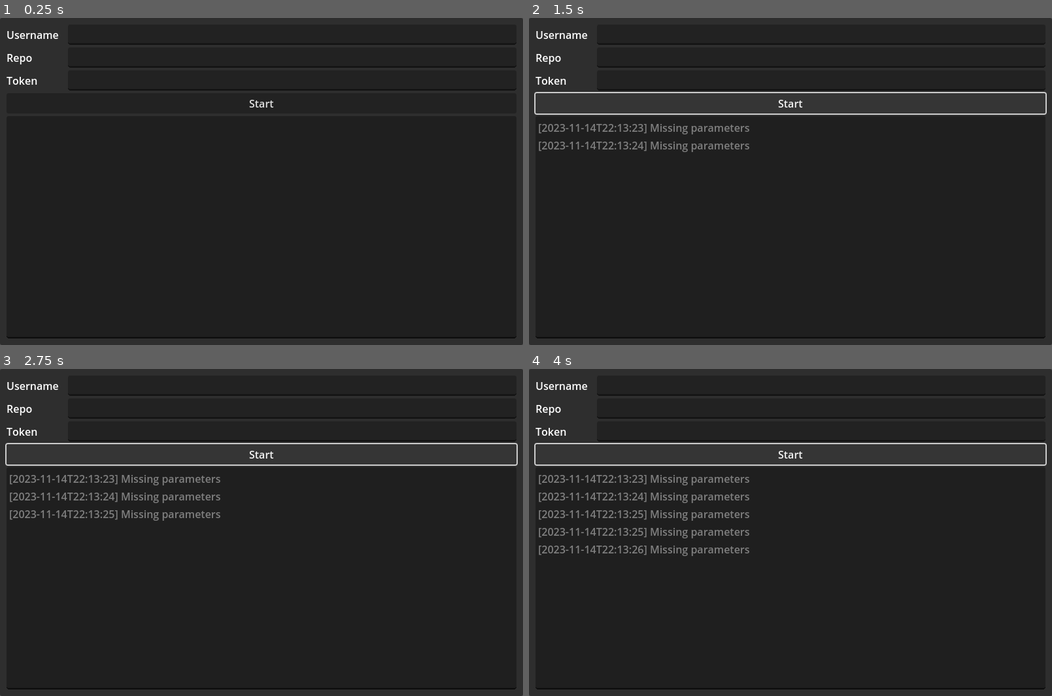
Above: before the commit, frames 1-4 (two rows, left to right).
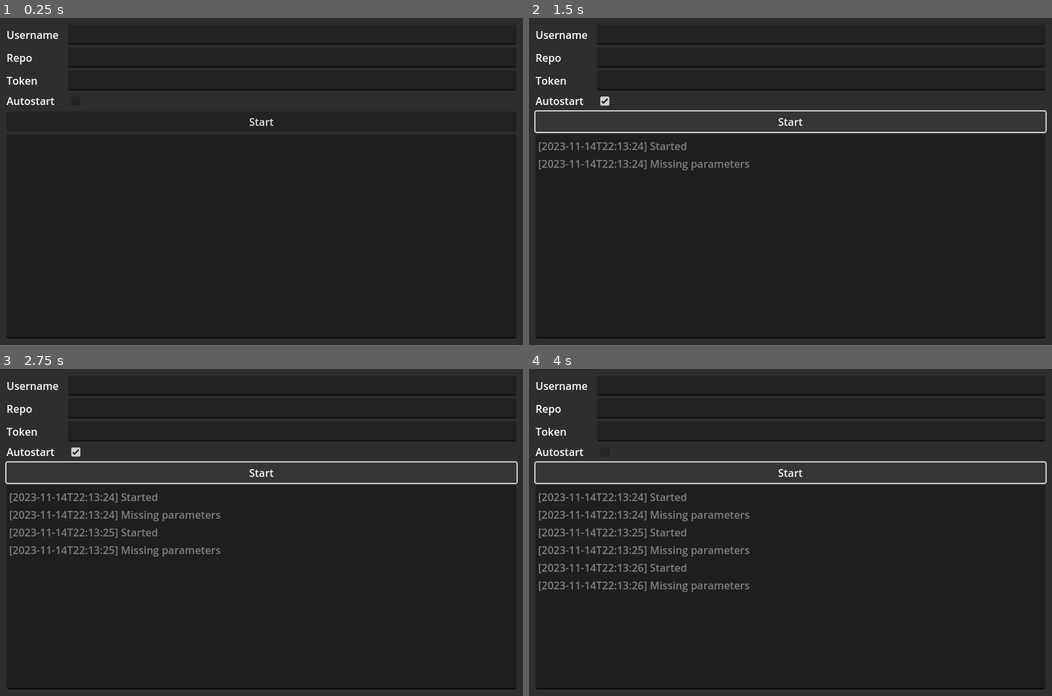
Above: after the commit, the same moments.

Repository: anthonyec/godot_release_runner
Game: Godot game, scene res://main.tscn
Same seed, same stepped clock (60 frames per second), same inputs: the game is played once before the commit and once after it.
Inputs (mouse positions are in pixels of both pictures, inside the frame that each line leads up to):
- Up to frame 1 (0.25 s): no input
- Up to frame 2 (1.5 s): click (602, 99) at 0.52 s; click "Start" at 1.25 s
- Up to frame 3 (2.75 s): click "Start" at 2 s
- Up to frame 4 (4 s): click (602, 450) at 2.77 s; click "Start" at 3.5 s

The runs differ from the first frame. In frame 1, 0.2% of the frame differs, in the area x 0-100%, y 0-100%; in frame 2, 3.0%; in frame 3, 3.6%; in frame 4, 4.2%.

Commit message:
Fix timer and add auto start

Diff:
--- a/main.gd
+++ b/main.gd
@@ -20,50 +20,70 @@
 @onready var token_line_edit: LineEdit = %TokenLineEdit
 @onready var log_text_edit: TextEdit = %LogTextEdit
 @onready var start_stop_button: Button = %StartStopButton
+@onready var autostart_check_box: CheckBox = %AutostartCheckBox
 
 var running_pid: int
 
 func _ready() -> void:
-	get_viewport().get_window().title = "Build Runner"
+	get_viewport().get_window().title = "Release Runner"
 
 	timer.wait_time = CHECK_INTERVAL
-	timer.timeout.connect(ensure_latest_downloaded_and_running)
-
-	username_line_edit.text = get_value("username")
+	timer.timeout.connect(_on_timer_timeout)
+
+	username_line_edit.text = get_value_string("username")
 	username_line_edit.text_changed.connect(_on_username_line_edit_text_changed)
 
-	repo_line_edit.text = get_value("repo")
+	repo_line_edit.text = get_value_string("repo")
 	repo_line_edit.text_changed.connect(_on_repo_line_edit_text_changed)
 
-	token_line_edit.text = get_value("token")
+	token_line_edit.text = get_value_string("token")
 	token_line_edit.text_changed.connect(_on_token_line_edit_text_changed)
 
+	autostart_check_box.button_pressed = get_value_bool("autostart")
+	autostart_check_box.pressed.connect(_on_autostart_check_box_button_up)
+
 	start_stop_button.pressed.connect(_on_start_stop_button_pressed)
+
+	if get_value_bool("autostart"):
+		start()
 
 func retry_after_timeout(status: String = "") -> void:
 	if not status.is_empty():
 		log_message(status)
 
 	log_message("Waiting %s seconds to check again" % CHECK_INTERVAL)
+
+	timer.paused = false
 	timer.start()
-	start_stop_button.text = "Stop"
 
 func start() -> void:
 	if username_line_edit.text.is_empty() or repo_line_edit.text.is_empty() or token_line_edit.text.is_empty():
 		return log_message("Missing parameters")
 
-	var url: String = "https://api.github.com/repos/%s/%s/releases/latest" % [username_line_edit.text, repo_line_edit.text]
-
-	log_message("Started")
-	ensure_latest_downloaded_and_running(url, token_line_edit.text)
+	start_stop_button.text = "Stop"
+
+	username_line_edit.editable = false
+	repo_line_edit.editable = false
+	token_line_edit.editable = false
+	autostart_check_box.disabled = true
+
+	ensure_latest_downloaded_and_running(get_url_from_inputs(), token_line_edit.text)
 
 func stop() -> void:
-	log_message("Stopped")
 	timer.stop()
+
 	start_stop_button.text = "Start"
+
+	username_line_edit.editable = true
+	repo_line_edit.editable = true
+	token_line_edit.editable = true
+	autostart_check_box.disabled = false
 
 	if running_pid != 0 and OS.is_process_running(running_pid):
 		OS.kill(running_pid)
+
+func get_url_from_inputs() -> String:
+	return "https://api.github.com/repos/%s/%s/releases/latest" % [username_line_edit.text, repo_line_edit.text]
 
 func has_downloaded_release(id: int) -> bool:
 	var directory: DirAccess = DirAccess.open("user://")
@@ -146,6 +166,10 @@
 	if latest_release_result.response_code != 200: return retry_after_timeout("Failed latest release request with status code: %s" % latest_release_result.response_code)
 
 	var latest_release_response: Dictionary = latest_release_result.to_dictionary()
+
+	var latest_release_name: String = latest_release_response.get("name", "<No Title>")
+	var latest_release_created_at: String = latest_release_response.get("created_at", "<No Date>")
+	log_message("Latest release is: %s created at %s" % [latest_release_name, latest_release_created_at])
 
 	var latest_release_id: int = latest_release_response.get("id", -1)
 	if latest_release_id == -1: return retry_after_timeout("Could not find ID in latest release: %s" % str(latest_release_response))
@@ -212,13 +236,29 @@
 
 	return json as Dictionary
 
-func get_value(key: String) -> String:
+func get_value_variant(key: String) -> Variant:
 	var json: Dictionary = get_values()
-	if not json.has(key): return ""
+	if not json.has(key): return null
 
 	return json[key]
 
-func set_value(key: String, value: String) -> void:
+func get_value_string(key: String) -> String:
+	var value: Variant = get_value_variant(key)
+
+	if value is String:
+		return value
+
+	return ""
+
+func get_value_bool(key: String) -> bool:
+	var value: Variant = get_value_variant(key)
+
+	if value is bool:
+		return value
+
+	return false
+
+func set_value_variant(key: String, value: Variant) -> void:
 	var json: Dictionary = get_values()
 	json[key] = value
 
@@ -227,17 +267,31 @@
 	file.store_string(JSON.stringify(json))
 	file.close()
 
+func set_value_string(key: String, value: String) -> void:
+	set_value_variant(key, value)
+
+func set_value_bool(key: String, value: bool) -> void:
+	set_value_variant(key, value)
+
 func _on_start_stop_button_pressed() -> void:
 	if timer.is_stopped():
+		log_message("Started")
 		return start()
 
+	log_message("Stopped")
 	stop()
 
 func _on_username_line_edit_text_changed(new_text: String) -> void:
-	set_value("username", new_text)
+	set_value_string("username", new_text)
 
 func _on_repo_line_edit_text_changed(new_text: String) -> void:
-	set_value("repo", new_text)
+	set_value_string("repo", new_text)
 
 func _on_token_line_edit_text_changed(new_text: String) -> void:
-	set_value("token", new_text)
+	set_value_string("token", new_text)
+
+func _on_timer_timeout() -> void:
+	ensure_latest_downloaded_and_running(get_url_from_inputs(), token_line_edit.text)
+
+func _on_autostart_check_box_button_up() -> void:
+	set_value_bool("autostart", autostart_check_box.button_pressed)
--- a/main.tscn
+++ b/main.tscn
@@ -1,6 +1,7 @@
-[gd_scene load_steps=2 format=3 uid="uid://bbi6i4qkjkb1y"]
+[gd_scene load_steps=3 format=3 uid="uid://bbi6i4qkjkb1y"]
 
 [ext_resource type="Script" path="res://main.gd" id="1_d2nyw"]
+[ext_resource type="Theme" uid="uid://bsr4tnftssevi" path="res://theme.tres" id="2_snppp"]
 
 [node name="Main" type="Control"]
 layout_mode = 3
@@ -14,6 +15,7 @@
 [node name="HTTPRequest" type="HTTPRequest" parent="."]
 
 [node name="Timer" type="Timer" parent="."]
+one_shot = true
 
 [node name="Panel" type="Panel" parent="."]
 layout_mode = 1
@@ -22,6 +24,7 @@
 anchor_bottom = 1.0
 grow_horizontal = 2
 grow_vertical = 2
+theme = ExtResource("2_snppp")
 
 [node name="MarginContainer" type="MarginContainer" parent="Panel"]
 layout_mode = 1
@@ -30,6 +33,7 @@
 anchor_bottom = 1.0
 grow_horizontal = 2
 grow_vertical = 2
+theme = ExtResource("2_snppp")
 theme_override_constants/margin_left = 10
 theme_override_constants/margin_top = 10
 theme_override_constants/margin_right = 10
@@ -37,55 +41,90 @@
 
 [node name="VBoxContainer" type="VBoxContainer" parent="Panel/MarginContainer"]
 layout_mode = 2
+theme = ExtResource("2_snppp")
 
-[node name="HBoxContainer" type="HBoxContainer" parent="Panel/MarginContainer/VBoxContainer"]
+[node name="InputRow" type="HBoxContainer" parent="Panel/MarginContainer/VBoxContainer"]
 layout_mode = 2
+theme = ExtResource("2_snppp")
 
-[node name="Label" type="Label" parent="Panel/MarginContainer/VBoxContainer/HBoxContainer"]
+[node name="Label" type="Label" parent="Panel/MarginContainer/VBoxContainer/InputRow"]
 custom_minimum_size = Vector2(90, 0)
 layout_mode = 2
+tooltip_text = "GitHub Username"
+mouse_filter = 0
+theme = ExtResource("2_snppp")
 text = "Username"
 
-[node name="UsernameLineEdit" type="LineEdit" parent="Panel/MarginContainer/VBoxContainer/HBoxContainer"]
+[node name="UsernameLineEdit" type="LineEdit" parent="Panel/MarginContainer/VBoxContainer/InputRow"]
 unique_name_in_owner = true
 layout_mode = 2
 size_flags_horizontal = 3
+theme = ExtResource("2_snppp")
 
-[node name="HBoxContainer2" type="HBoxContainer" parent="Panel/MarginContainer/VBoxContainer"]
+[node name="InputRow2" type="HBoxContainer" parent="Panel/MarginContainer/VBoxContainer"]
 layout_mode = 2
+theme = ExtResource("2_snppp")
 
-[node name="Label" type="Label" parent="Panel/MarginContainer/VBoxContainer/HBoxContainer2"]
+[node name="Label" type="Label" parent="Panel/MarginContainer/VBoxContainer/InputRow2"]
 custom_minimum_size = Vector2(90, 0)
 layout_mode = 2
+tooltip_text = "GitHub Repo name"
+mouse_filter = 0
+theme = ExtResource("2_snppp")
 text = "Repo"
 
-[node name="RepoLineEdit" type="LineEdit" parent="Panel/MarginContainer/VBoxContainer/HBoxContainer2"]
+[node name="RepoLineEdit" type="LineEdit" parent="Panel/MarginContainer/VBoxContainer/InputRow2"]
 unique_name_in_owner = true
 layout_mode = 2
 size_flags_horizontal = 3
+theme = ExtResource("2_snppp")
 
-[node name="HBoxContainer3" type="HBoxContainer" parent="Panel/MarginContainer/VBoxContainer"]
+[node name="InputRow3" type="HBoxContainer" parent="Panel/MarginContainer/VBoxContainer"]
 layout_mode = 2
+theme = ExtResource("2_snppp")
 
-[node name="Label" type="Label" parent="Panel/MarginContainer/VBoxContainer/HBoxContainer3"]
+[node name="Label" type="Label" parent="Panel/MarginContainer/VBoxContainer/InputRow3"]
 custom_minimum_size = Vector2(90, 0)
 layout_mode = 2
+tooltip_text = "GitHub Personal Access Token"
+mouse_filter = 0
+theme = ExtResource("2_snppp")
 text = "Token"
 
-[node name="TokenLineEdit" type="LineEdit" parent="Panel/MarginContainer/VBoxContainer/HBoxContainer3"]
+[node name="TokenLineEdit" type="LineEdit" parent="Panel/MarginContainer/VBoxContainer/InputRow3"]
 unique_name_in_owner = true
 layout_mode = 2
 size_flags_horizontal = 3
+theme = ExtResource("2_snppp")
 select_all_on_focus = true
 secret = true
+
+[node name="InputRow4" type="HBoxContainer" parent="Panel/MarginContainer/VBoxContainer"]
+layout_mode = 2
+theme = ExtResource("2_snppp")
+
+[node name="Label" type="Label" parent="Panel/MarginContainer/VBoxContainer/InputRow4"]
+custom_minimum_size = Vector2(90, 0)
+layout_mode = 2
+tooltip_text = "Start when opening this application"
+mouse_filter = 0
+theme = ExtResource("2_snppp")
+text = "Autostart
+"
+
+[node name="AutostartCheckBox" type="CheckBox" parent="Panel/MarginContainer/VBoxContainer/InputRow4"]
+unique_name_in_owner = true
+layout_mode = 2
 
 [node name="StartStopButton" type="Button" parent="Panel/MarginContainer/VBoxContainer"]
 unique_name_in_owner = true
 layout_mode = 2
+theme = ExtResource("2_snppp")
 text = "Start"
 
 [node name="LogTextEdit" type="TextEdit" parent="Panel/MarginContainer/VBoxContainer"]
 unique_name_in_owner = true
 layout_mode = 2
 size_flags_vertical = 3
+theme = ExtResource("2_snppp")
 editable = false
--- a/project.godot
+++ b/project.godot
@@ -14,6 +14,8 @@
 run/main_scene="res://main.tscn"
 config/features=PackedStringArray("4.3", "GL Compatibility")
 run/low_processor_mode=true
+boot_splash/bg_color=Color(0.180392, 0.180392, 0.180392, 1)
+boot_splash/show_image=false
 
 [debug]
 
--- /dev/null
+++ b/theme.tres
@@ -0,0 +1,7 @@
+[gd_resource type="Theme" load_steps=2 format=3 uid="uid://bsr4tnftssevi"]
+
+[sub_resource type="StyleBoxFlat" id="StyleBoxFlat_sx8qy"]
+bg_color = Color(0.180392, 0.180392, 0.180392, 1)
+
+[resource]
+Panel/styles/panel = SubResource("StyleBoxFlat_sx8qy")
Not shown, changed: .gitignore
